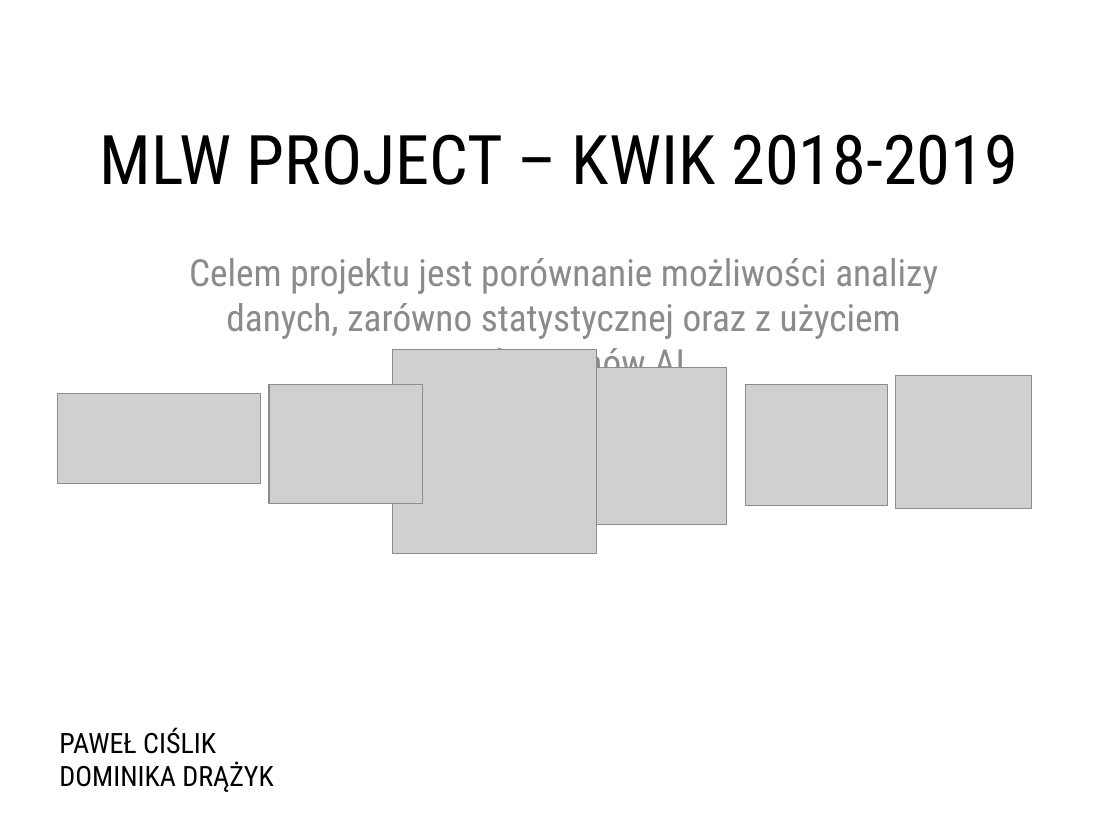
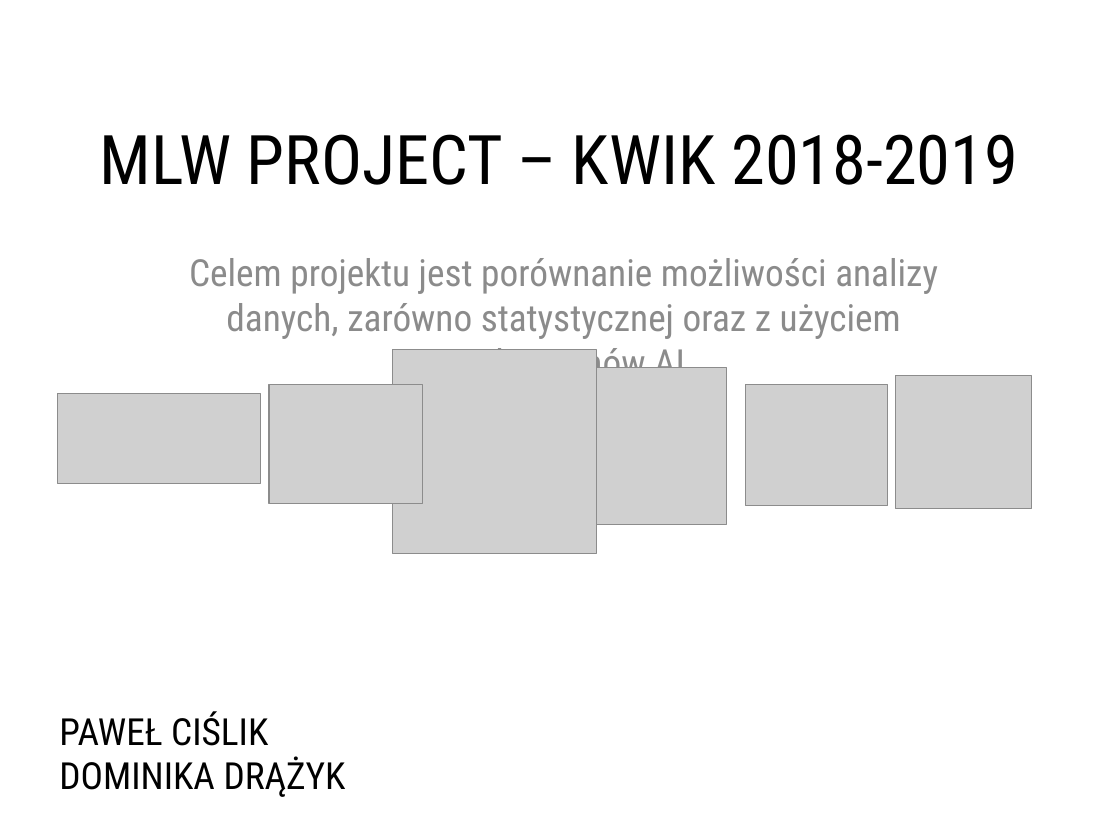
Before and after one commit to DominikaDrazyk/MLW_PROJECT_2019, a slide deck: slide 1 of KWIK_MLW_2019_SUMMER_SUMMARY.pptx. Drawn at 1120x840 pixels with LibreOffice and Linux fonts; fonts in the diff are those of the drawing; grey boxes stand for pictures. Boxes give left, top, right and bottom in pixels: in the first picture for what was removed or moved away, otherwise in the second. Text is boxed around its words. In the diff, an @@ line names an element or a change of style, - is before the commit and + after.

```diff
--- a/KWIK_MLW_2019_SUMMER_SUMMARY.pptx
+++ b/KWIK_MLW_2019_SUMMER_SUMMARY.pptx
@@ text "PAWEŁ CIŚLIK": place and size @@
-text "PAWEŁ CIŚLIK" at [59,727,274,792]
+text "PAWEŁ CIŚLIK" at [59,711,346,797]
@@ text "PAWEŁ CIŚLIK" at [59,711,346,797]: size 18 to 24 pt @@
```
Also in this commit, not shown: 1 slide added.
